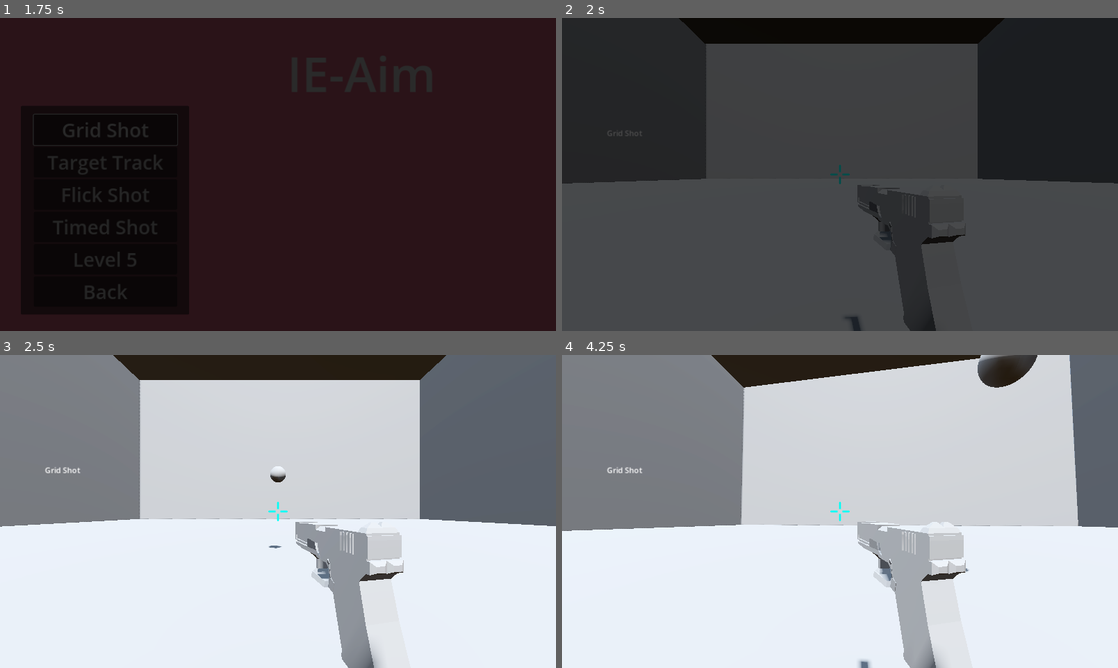
Above: before the commit, frames 1-4 (two rows, left to right).
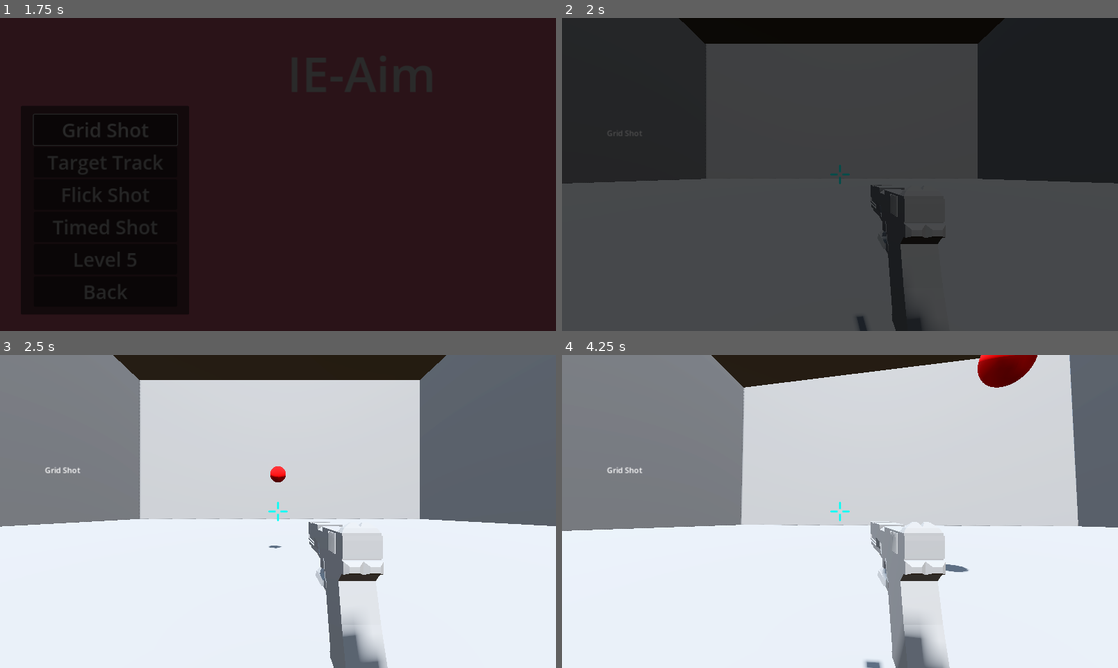
Above: after the commit, the same moments.

Repository: PureAsbestos/ie-aim
Game: Godot game, scene res://scenes/main.tscn
The game is run twice, just before and just after one commit, with the same random seed, the same clock (stepped at 60 frames per second) and the same inputs.
Inputs (mouse positions are in pixels of both pictures, inside the frame that each line leads up to):
- Up to frame 1 (1.75 s): click "Level Select" at 0.5 s; click "Grid Shot" at 1.25 s
- Up to frame 2 (2 s): no input
- Up to frame 3 (2.5 s): tap Enter (ui_accept) at 2, 2.27 s; move the mouse to (305, 511) at 2.02 s; hold W (Forward) from 2.03 s (still down); click (305, 511) at 2.1 s
- Up to frame 4 (4.25 s): keep holding W (Forward); move the mouse to (812, 511) at 2.77 s; click (812, 511) at 2.85 s; tap Enter (ui_accept) at 3.02 s; move the mouse to (851, 505) at 3.52 s; click (851, 505) at 3.6 s

Frame 1 is identical in both runs. In frame 2, 1.8% of the frame differs, in the area x 51-73%, y 53-100%; in frame 3, 4.2%; in frame 4, 4.9%, in the area x 53-86%, y 0-100%.

Commit message:
Hit detection and red targets

Diff:
--- /dev/null
+++ b/scenes/Camera3D.gd
@@ -0,0 +1,19 @@
+extends Camera3D
+
+
+# Called when the node enters the scene tree for the first time.
+func _ready():
+	pass # Replace with function body.
+
+
+# Called every frame. 'delta' is the elapsed time since the previous frame.
+func _process(delta):
+	pass
+
+func _physics_process(delta):
+	if Input.is_action_just_pressed("shoot"):
+		print("ki9ll")
+		if $RayCast3D.is_colliding():
+			var collider = $RayCast3D.get_collider()
+			if collider.owner.has_method("got_hit"):
+				collider.owner.got_hit()
--- a/scenes/Character.tscn
+++ b/scenes/Character.tscn
@@ -1,7 +1,8 @@
-[gd_scene load_steps=6 format=3 uid="uid://b17bs5lalttet"]
+[gd_scene load_steps=7 format=3 uid="uid://cy73ttcdq5esr"]
 
 [ext_resource type="Script" path="res://scripts/Character.gd" id="1_sfax3"]
-[ext_resource type="PackedScene" uid="uid://e5cl6wybdqrf" path="res://scenes/gun.tscn" id="2_1eauq"]
+[ext_resource type="PackedScene" uid="uid://dbmx0qunnoo20" path="res://scenes/gun.tscn" id="2_1eauq"]
+[ext_resource type="Script" path="res://scenes/Camera3D.gd" id="2_xrxci"]
 [ext_resource type="Texture2D" uid="uid://bprtc5cipr1d4" path="res://assets/crosshair.png" id="4_vbhvw"]
 
 [sub_resource type="ConvexPolygonShape3D" id="ConvexPolygonShape3D_f6quy"]
@@ -24,9 +25,10 @@
 transform = Transform3D(1, 0, 0, 0, 1, 0, 0, 0, 1, 0, 0.628171, 0)
 
 [node name="Camera3D" type="Camera3D" parent="Neck"]
+script = ExtResource("2_xrxci")
 
 [node name="Gun" parent="Neck/Camera3D" instance=ExtResource("2_1eauq")]
-transform = Transform3D(-0.228351, 0, 0.973579, 0, 1, 0, -0.973579, 0, -0.228351, 0.30401, -0.378889, -1.10812)
+transform = Transform3D(-4.37114e-08, 0, 1, 0, 1, 0, -1, 0, -4.37114e-08, 0.30401, -0.378889, -1.10812)
 
 [node name="TextureRect" type="TextureRect" parent="Neck/Camera3D"]
 anchors_preset = 8
@@ -41,3 +43,9 @@
 grow_horizontal = 2
 grow_vertical = 2
 texture = ExtResource("4_vbhvw")
+
+[node name="RayCast3D" type="RayCast3D" parent="Neck/Camera3D"]
+transform = Transform3D(1, 0, 0, 0, 1, 0, 0, 0, 1, 0, 0, -0.837991)
+target_position = Vector3(0, 0, -500)
+hit_from_inside = true
+collide_with_areas = true
--- a/scenes/gun.tscn
+++ b/scenes/gun.tscn
@@ -9,9 +9,3 @@
 [node name="MeshInstance3D" type="MeshInstance3D" parent="."]
 transform = Transform3D(0.1, 0, 0, 0, -8.74228e-09, -0.1, 0, 0.2, -4.37114e-09, 0, 0, 0)
 mesh = ExtResource("1_vs4ce")
-
-[node name="RayCast3D" type="RayCast3D" parent="."]
-transform = Transform3D(1, 0, 0, 0, 1, 0, 0, 0, 1, 0.467503, 0.256961, 0)
-target_position = Vector3(500, 0, 0)
-hit_from_inside = true
-collide_with_areas = true
--- a/scenes/target.tscn
+++ b/scenes/target.tscn
@@ -1,10 +1,13 @@
-[gd_scene load_steps=4 format=3 uid="uid://bgprcsmjdbrha"]
+[gd_scene load_steps=5 format=3 uid="uid://chocbmfsmld30"]
 
 [ext_resource type="Script" path="res://scripts/target.gd" id="1_lbtor"]
 
 [sub_resource type="SphereShape3D" id="SphereShape3D_ndvia"]
 
 [sub_resource type="SphereMesh" id="SphereMesh_fkarr"]
+
+[sub_resource type="StandardMaterial3D" id="StandardMaterial3D_koy3x"]
+albedo_color = Color(1, 0, 0, 1)
 
 [node name="target" type="Sprite3D"]
 script = ExtResource("1_lbtor")
@@ -14,7 +17,9 @@
 [node name="CollisionShape3D" type="CollisionShape3D" parent="hitBox"]
 shape = SubResource("SphereShape3D_ndvia")
 
-[node name="CSGMesh3D" type="CSGMesh3D" parent="hitBox"]
+[node name="CSGMesh3D" type="CSGMesh3D" parent="hitBox/CollisionShape3D"]
 mesh = SubResource("SphereMesh_fkarr")
+material = SubResource("StandardMaterial3D_koy3x")
 
-[connection signal="input_event" from="hitBox" to="." method="_on_hit_box_input_event"]
+[connection signal="area_entered" from="hitBox" to="." method="_on_hit_box_area_entered"]
+[connection signal="body_entered" from="hitBox" to="." method="_on_hit_box_body_entered"]
--- a/scripts/gun.gd
+++ b/scripts/gun.gd
@@ -10,9 +10,10 @@
 func _process(delta):
 	pass
 
-func _physics_process(delta):
-	if Input.is_action_just_pressed("shoot"):
-		if $RayCast3D.is_colliding():
-			var collider = $RayCast3D.get_collider()
-			if collider.owner.has_method("got_hit"):
-				collider.owner.got_hit()
+#func _physics_process(delta):
+#	if Input.is_action_just_pressed("shoot"):
+#		print("sponge")
+#		if $RayCast3D.is_colliding():
+#			var collider = $RayCast3D.get_collider()
+#			if collider.owner.has_method("got_hit"):
+#				collider.owner.got_hit()
Not shown: 1 places in scenes/gun.tscn that only renumber resources
Not shown: 1 places in scenes/levels/gridShot.tscn that only renumber resources
